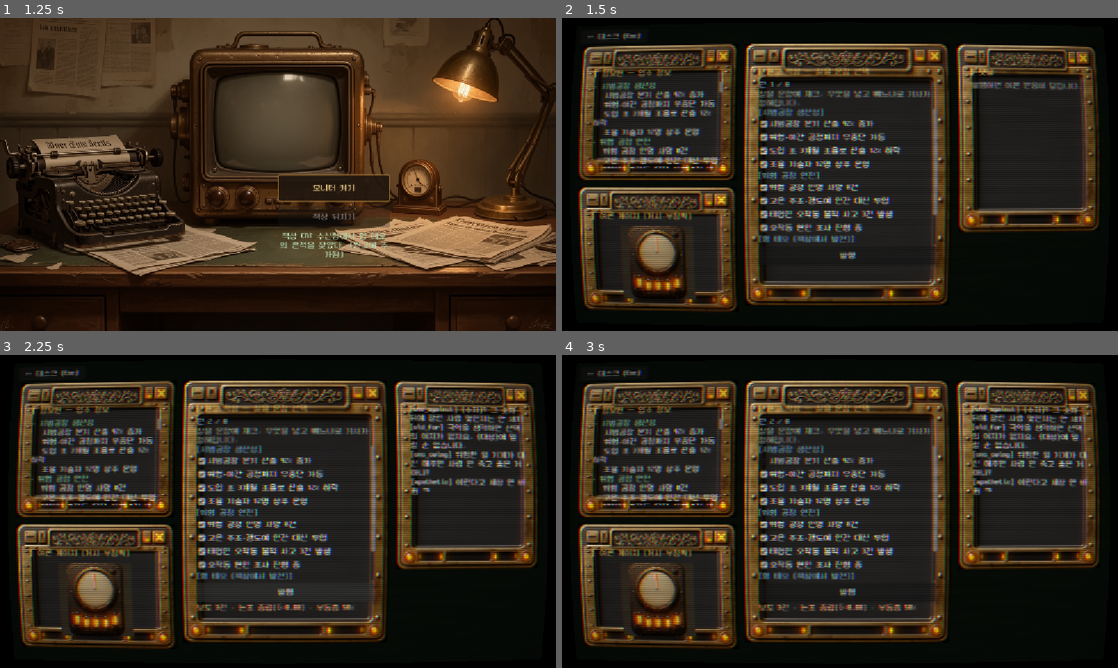
Above: before the commit, frames 1-4 (two rows, left to right).
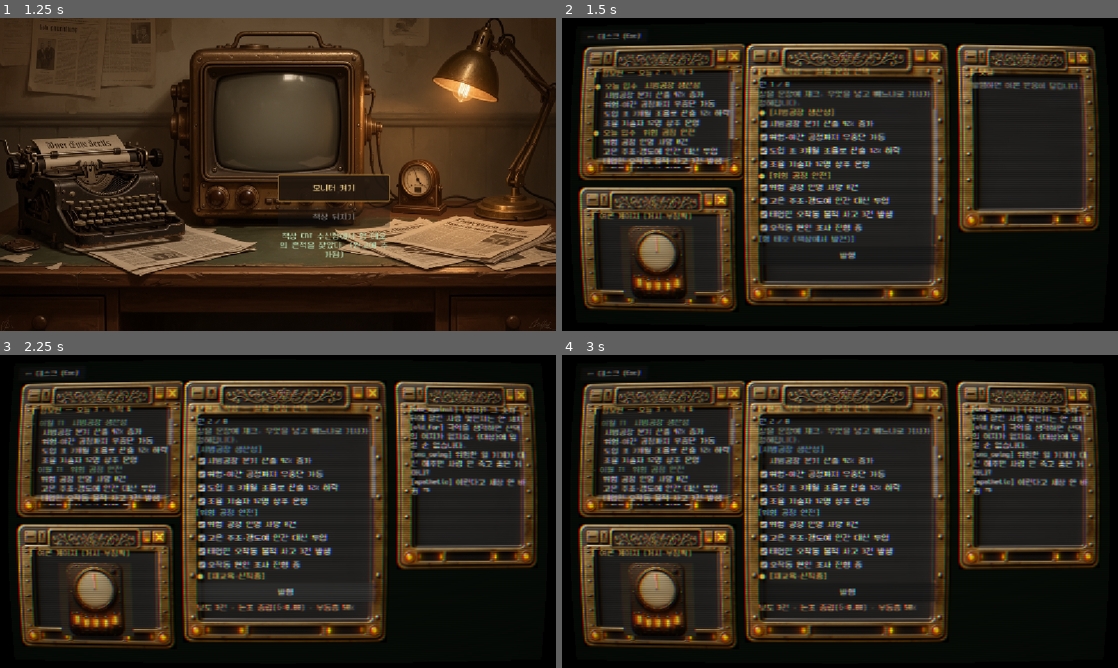
Above: after the commit, the same moments.

Repository: JiwonKim-kr/artificer-pipeline
Game: Godot game, scene res://scenes/main.tscn
Same seed, same stepped clock (60 frames per second), same inputs: the game is played once before the commit and once after it.
Inputs:
- Up to frame 1 (1.25 s): click "책상 뒤지기" at 0.5 s
- Up to frame 2 (1.5 s): click "모니터 켜기" at 1.25 s
- Up to frame 3 (2.25 s): click "발행" at 2 s
- Up to frame 4 (3 s): click "시범공장 분기 산출 42% 증가" at 2.75 s

Frame 1 is identical in both runs. In frame 2, 5.7% of the frame differs, in the area x 5-50%, y 8-52%; in frame 3, 5.5%; in frame 4, 5.5%.

Commit message:
[play build] P1 정보 시간축 — 정보원 패널 턴별 드립·누적·오늘/이월
_make_informant 이 content.facts 전체를 1회만 그리던 것을 수정: 가용 사실
(get_blocks 에 등장하는 fact 집합 = 코어의 단일 턴 게이팅 재사용)만 표시하고
턴 진행·F15 발견마다 _refresh_informant() 로 갱신. 오늘 입수(●)/이월(T#) 뱃지 +
패널 타이틀 "오늘 N · 누적 M". 원고 창 블록 헤더에도 오늘 뱃지.
src/core 불변(parity/turn/smoke PASS). 창 배치 불변(아트 레이아웃 보존).
검증: T1={F1,F2} T2=+{F3,F4,F11} T3=+{F5,F8} — 비트시트대로 누적.

Co-Authored-By: Claude Opus 4.8 <noreply@anthropic.com>

Diff:
--- a/src/ui/main.gd
+++ b/src/ui/main.gd
@@ -48,6 +48,8 @@
 var _desk_search_btn: Button
 var _desk_note: Label
 var _f16_shown: bool = false
+var _informant_body: VBoxContainer  # 정보원 패널 스크롤 본문(턴별 갱신 대상)
+var _informant_title: Label         # 정보원 패널 타이틀(오늘/누적 카운트 표시)
 
 func _ready() -> void:
 	set_anchors_and_offsets_preset(Control.PRESET_FULL_RECT)
@@ -154,6 +156,7 @@
 	if _tm.discover_theo():
 		clue_found.emit()
 		_refresh_blocks()
+		_refresh_informant()  # F15 단서가 정보원 패널에도 등장
 		_desk_note.text = "책상 CRT 수신함에서 형 테오의 흔적을 찾았다. (원고에 추가됨)"
 		if _desk_search_btn != null:
 			_desk_search_btn.disabled = true
@@ -237,6 +240,7 @@
 	vb.add_child(t)
 	vb.add_child(HSeparator.new())
 	panel.set_meta("body", vb)
+	panel.set_meta("title_label", t)  # 타이틀 갱신용(예: 정보원 오늘/누적 카운트)
 	return panel
 
 func _body_of(panel: Node) -> VBoxContainer:
@@ -256,22 +260,59 @@
 	return inner
 
 # 정보원: 입수 정보(전부 진실). 유리/불리 태그는 노출하지 않음 — 판단은 플레이어 몫.
+# 턴별 드립: 이번 턴까지 도착한 사실만, 오늘 입수/이월을 구분해 보여준다(_refresh_informant).
 func _make_informant(pos: Vector2, size: Vector2) -> Control:
 	var panel := _window(pos, size, "정보원 — 입수 정보")
-	var vb := _scroll_body(_body_of(panel))
+	_informant_title = panel.get_meta("title_label") as Label
+	_informant_body = _scroll_body(_body_of(panel))
+	_refresh_informant()
+	return panel
+
+## 정보원 패널을 현재 턴 기준 '가용 사실'만, 오늘/이월 구분해 다시 그린다.
+## 가용 사실 = get_blocks() 에 등장하는 fact 집합(코어의 단일 턴 게이팅을 UI가 재사용 —
+## hidden F15·gated F16 도 자동 반영). 로직을 UI에 중복하지 않는다.
+func _refresh_informant() -> void:
+	if _informant_body == null:
+		return
+	for c in _informant_body.get_children():
+		_informant_body.remove_child(c)
+		c.free()
 	var facts: Dictionary = _tm.content.get("facts", {})
-	for fid in facts:
-		var f: Dictionary = facts[fid]
+	var cur_turn: int = _tm.model.turn + 1
+	# get_blocks 순서(=facts 삽입 순서) 유지하며 등장 fact 를 중복 없이 수집.
+	var available: Array = []
+	var seen: Dictionary = {}
+	for b in _tm.get_blocks():
+		var fid: String = str(b["fact"])
+		if not seen.has(fid):
+			seen[fid] = true
+			available.append(fid)
+	var today: int = 0
+	for fid in available:
+		var f: Dictionary = facts.get(fid, {})
+		var ft: int = int(f.get("turn", 0))
+		var is_today: bool = ft == cur_turn
+		if is_today:
+			today += 1
+		var badge: String
+		if is_today:
+			badge = "● 오늘 입수"
+		elif ft > 0:
+			badge = "· 이월 T%d" % ft
+		else:
+			badge = "· 단서(책상)"  # F15: 턴 없이 발견으로 등장
 		var head := Label.new()
-		head.text = "· %s" % str(f.get("title", ""))
-		head.add_theme_color_override("font_color", Color(0.6, 0.9, 0.7))
-		vb.add_child(head)
+		head.text = "%s  %s" % [badge, str(f.get("title", ""))]
+		head.add_theme_color_override("font_color",
+			Color(1.0, 0.85, 0.4) if is_today else Color(0.55, 0.72, 0.6))
+		_informant_body.add_child(head)
 		for frag in f.get("fragments", []):
 			var l := Label.new()
 			l.text = "   %s" % str(frag.get("text", ""))
 			l.autowrap_mode = TextServer.AUTOWRAP_WORD_SMART
-			vb.add_child(l)
-	return panel
+			_informant_body.add_child(l)
+	if _informant_title != null:
+		_informant_title.text = "▍ 정보원 — 오늘 %d · 누적 %d" % [today, available.size()]
 
 # 원고 작성: 각 문장 블록을 넣을지 말지 토글. 필수 없음. 전부 빼면 미보도.
 func _make_editor(pos: Vector2, size: Vector2) -> Control:
@@ -322,13 +363,19 @@
 		c.free()
 	_block_checks.clear()
 	var facts: Dictionary = _tm.content.get("facts", {})
+	var cur_turn: int = _tm.model.turn + 1
 	var last_fact := ""
 	for b in _tm.get_blocks():
 		if b["fact"] != last_fact:
 			last_fact = str(b["fact"])
+			var fdict: Dictionary = facts.get(last_fact, {})
+			var ft: int = int(fdict.get("turn", 0))
+			var is_today: bool = ft == cur_turn
+			var mark: String = "● " if is_today else ""
 			var fh := Label.new()
-			fh.text = "[%s]" % str((facts.get(last_fact, {}) as Dictionary).get("title", last_fact))
-			fh.add_theme_color_override("font_color", Color(0.55, 0.8, 0.95))
+			fh.text = "%s[%s]" % [mark, str(fdict.get("title", last_fact))]
+			fh.add_theme_color_override("font_color",
+				Color(1.0, 0.85, 0.4) if is_today else Color(0.55, 0.8, 0.95))
 			_blocks_box.add_child(fh)
 		var cb := CheckBox.new()
 		cb.text = str(b["text"])
@@ -421,6 +468,8 @@
 		_show_ending(str(result["ending"]), str(result.get("epilogue", "")))
 	else:
 		_update_turn_label()
+		_refresh_informant()  # 턴 진행 → 이번 턴 새 사실 드립 + 오늘/이월 갱신
+		_refresh_blocks()     # 원고 창 블록도 새 사실 반영(뱃지 포함)
 
 func _update_turn_label() -> void:
 	if _turn_label != null and _tm != null:
